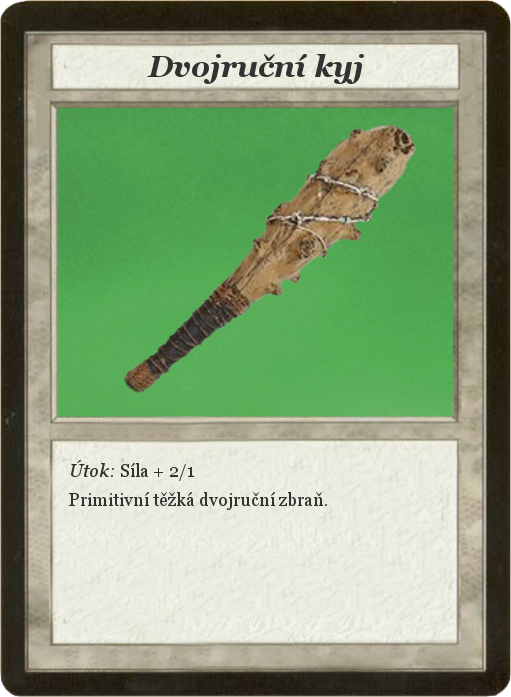
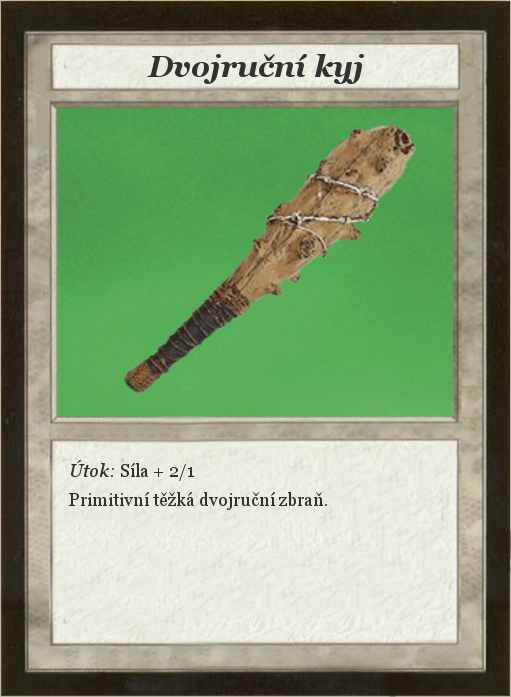
Layers edited between the first and the second 511 x 697 image:
painted on "Card" over [0, 0, 511, 697]
